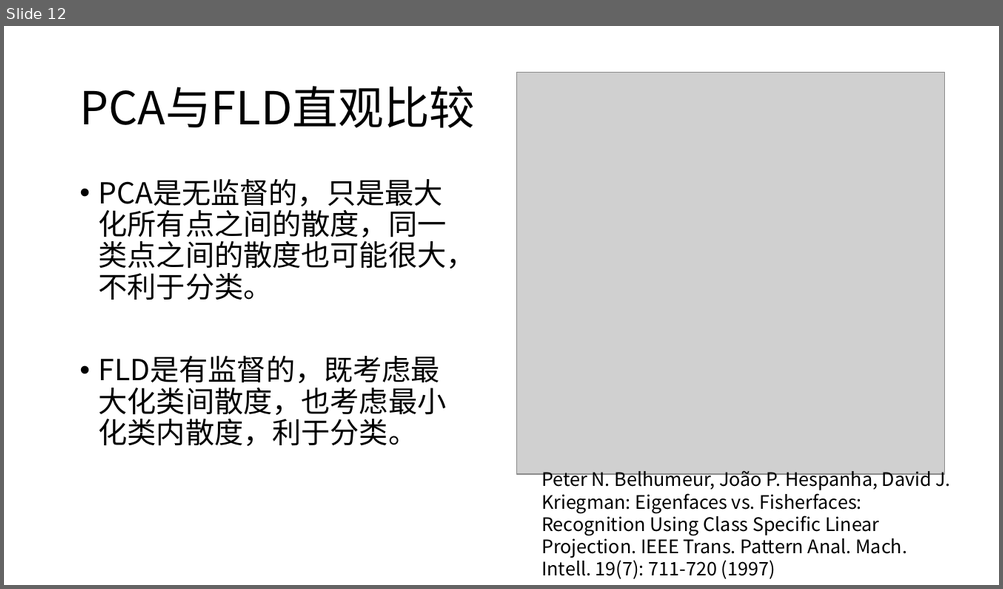
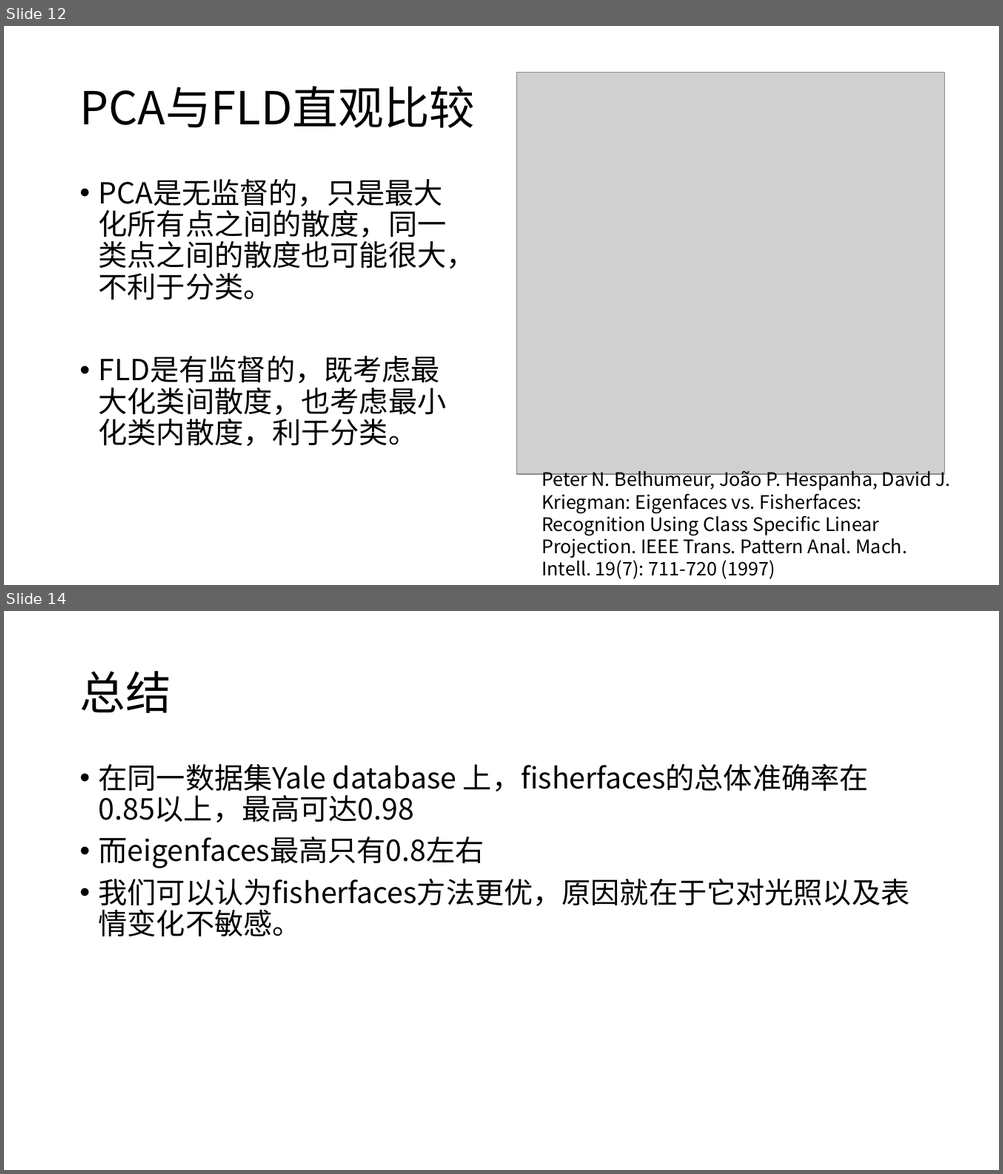
Before and after one commit to SkilfulBugsMaker/Analysis-of-Eigenface-and-Fisherface, a slide deck: ppt/Fisheraces.pptx. Shown one above the other, each under a label of ours: slide 12 before the commit, slides 12 and 14 after it; the slides between them are not shown. The pictures are 1003x589 and 1003x1174 pixels, drawn with LibreOffice and Linux fonts; fonts in the diff are those of the drawing; grey boxes stand for pictures. Boxes give left, top, right and bottom in pixels: in the first picture for what was removed or moved away, otherwise in the second. Text is boxed around its words. In the diff, an @@ line names an element or a change of style, - is before the commit and + after.

```diff
--- a/ppt/Fisheraces.pptx
+++ b/ppt/Fisheraces.pptx
@@ slide 14 added at bbox=[4, 611, 999, 1170], background #FFFFFF @@
@@ title added at bbox=[79, 671, 170, 713], 44 pt, text #000000 @@
+总结
@@ text added at bbox=[99, 764, 910, 937], 28 pt, text #000000 @@
+• 在同一数据集Yale database 上，fisherfaces的总体准确率在0.85以上，最高可达0.98
+• 而eigenfaces最高只有0.8左右
+• 我们可以认为fisherfaces方法更优，原因就在于它对光照以及表情变化不敏感。
```
Also in this commit, not shown: 1 slide changed, 1 other slide added, 1 slide removed, 1 other file.
